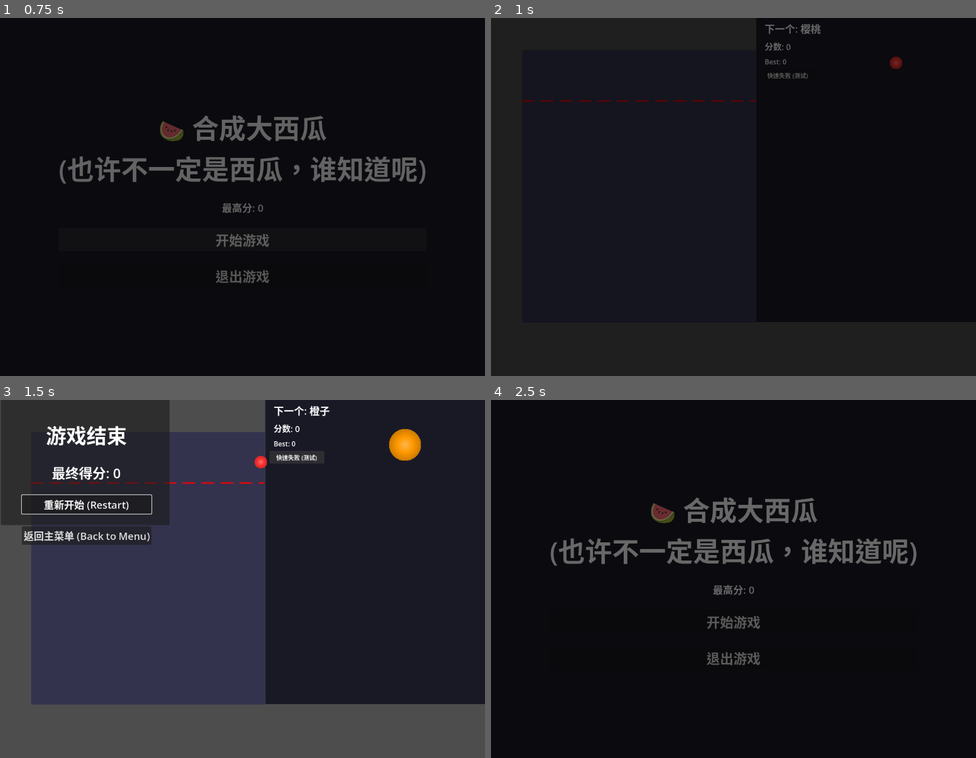
Above: before the commit, frames 1-4 (two rows, left to right).
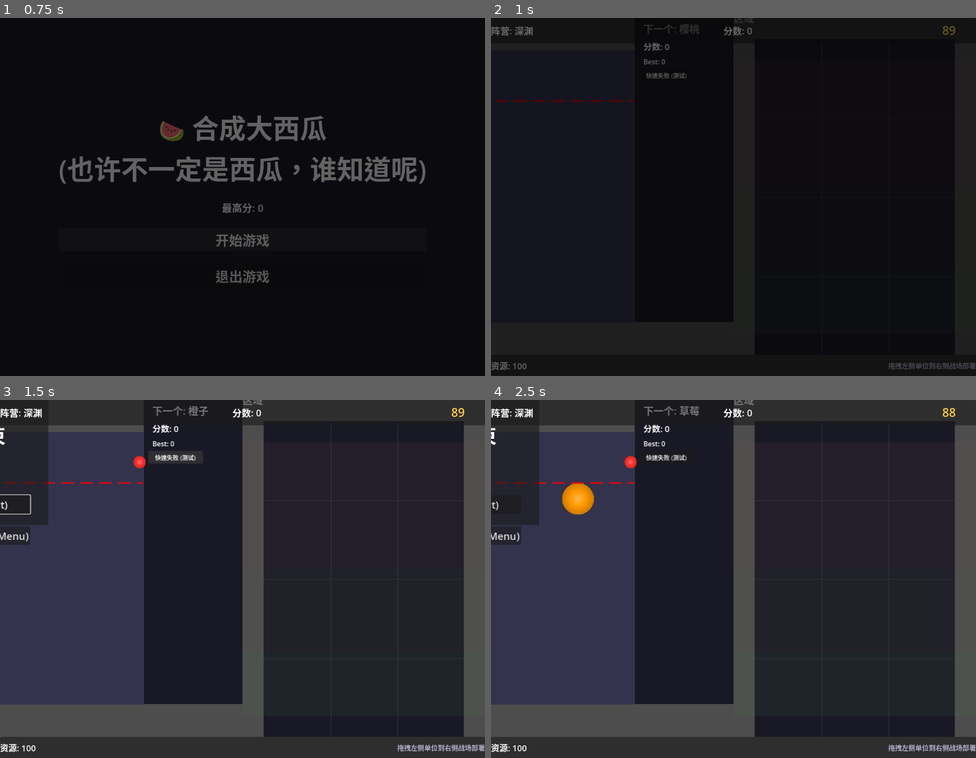
Above: after the commit, the same moments.

Repository: atom32/syn_melon
Game: Godot game, scene res://scenes/MainMenu.tscn
The game is run twice, just before and just after one commit, with the same random seed, the same clock (stepped at 60 frames per second) and the same inputs.
Inputs (mouse positions are in pixels of both pictures, inside the frame that each line leads up to):
- Up to frame 1 (0.75 s): click "开始游戏" at 0.5 s
- Up to frame 2 (1 s): no input
- Up to frame 3 (1.5 s): click "快速失败 (测试)" at 1.25 s
- Up to frame 4 (2.5 s): click (578, 536) at 2 s, where only the run before the commit has a clickable "返回主菜单 (Back to Menu)"

Frame 1 is identical in both runs. In frame 2, 1.1% of the frame differs, in the area x 0-100%, y 1-99%; in frame 3, 43%; in frame 4, 81%, in the area x 0-100%, y 0-100%.

Commit message:
fix: enable cross-screen drag for merged fruits via EventBus
- Add EventBus.emit_fruit_spawned() call after fruit merge
- Ensures merged fruits can be deployed to battle arena
- Fixes drag-to-battle functionality for all spawned fruits
- Update scene paths to use MainGame.tscn instead of Main.tscn

Co-Authored-By: Claude Sonnet 4.6 <noreply@anthropic.com>

Diff:
--- a/scripts/Fruit.gd
+++ b/scripts/Fruit.gd
@@ -285,6 +285,9 @@
 
 	get_parent().add_child(new_fruit)
 
+	# 通过 EventBus 通知所有系统新水果已生成
+	event_bus.emit_fruit_spawned(new_fruit, new_fruit.level)
+
 	# 删除旧水果
 	call_deferred("queue_free")
 	other_fruit.call_deferred("queue_free")
--- a/scripts/GameOverPanel.gd
+++ b/scripts/GameOverPanel.gd
@@ -136,7 +136,7 @@
 
 	var scene_mgr = get_node("/root/SceneManager")
 	if scene_mgr:
-		scene_mgr.change_scene("res://scenes/Main.tscn")
+		scene_mgr.change_scene("res://scenes/MainGame.tscn")
 		print("[GameOverPanel] SceneManager 调用完成")
 	else:
 		print("[GameOverPanel] 错误：找不到 SceneManager")
--- a/scripts/MainMenu.gd
+++ b/scripts/MainMenu.gd
@@ -28,7 +28,7 @@
 func _on_start_button() -> void:
 	print("[MainMenu] 点击开始游戏")
 	var scene_mgr = get_node("/root/SceneManager")
-	scene_mgr.change_scene("res://scenes/Main.tscn")
+	scene_mgr.change_scene("res://scenes/MainGame.tscn")
 
 
 ## 退出游戏按钮回调
